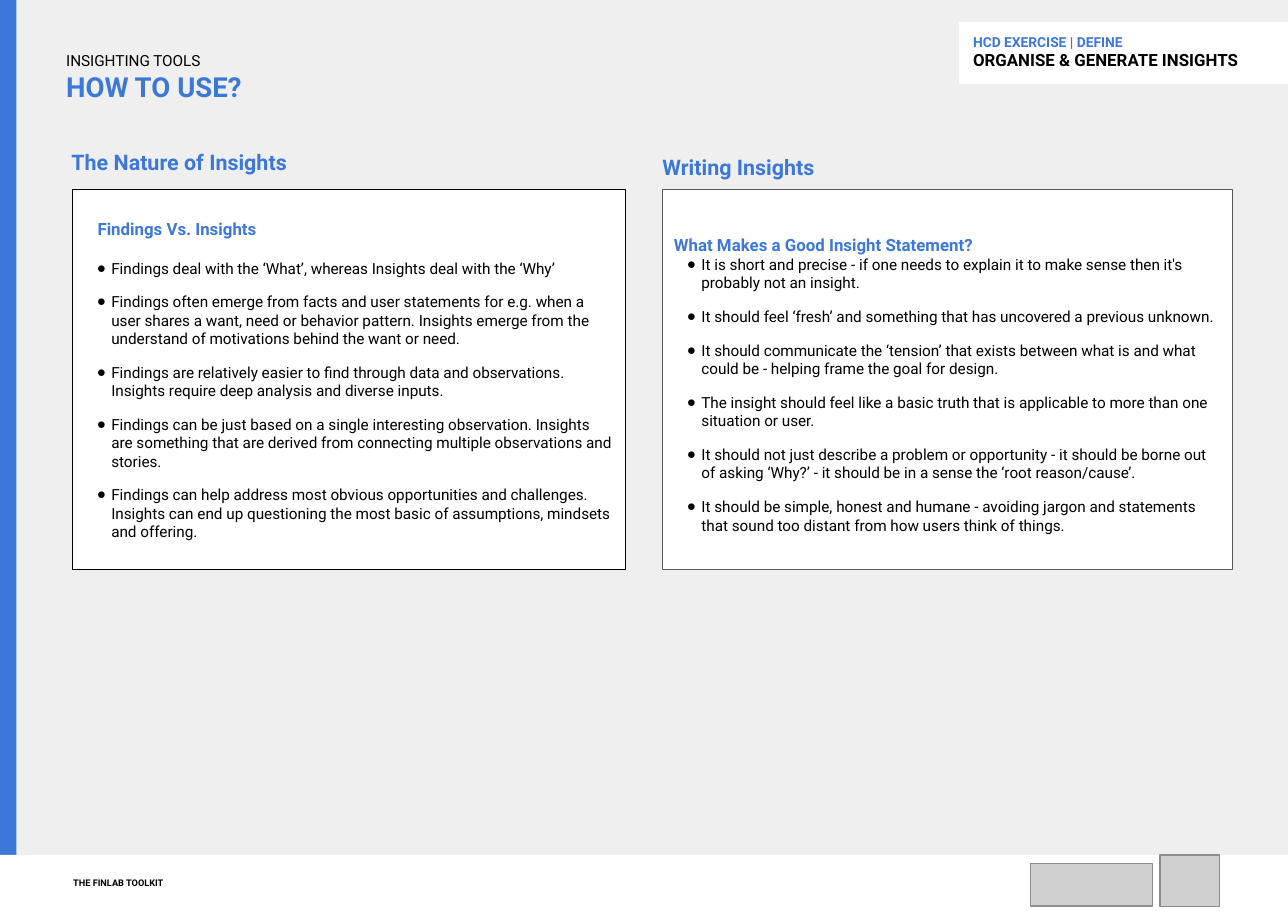
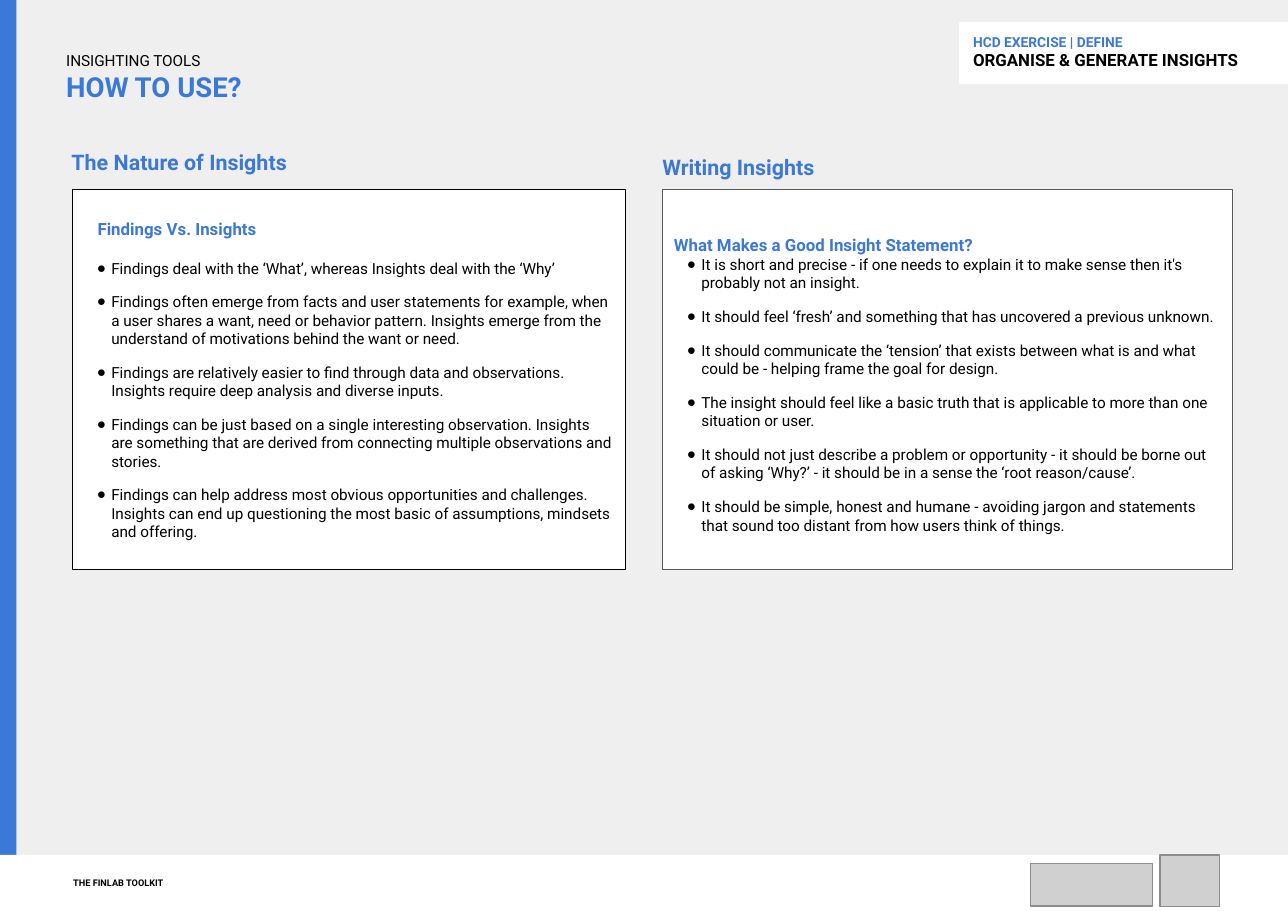
Before and after one commit to finlab-uncdf/finlab-uncdf.github.io, a slide deck: slide 1 of files/tools/ppt/Insights & Opportunities_FacilitationDeck.pptx. Drawn at 1288x911 pixels with LibreOffice and Linux fonts; fonts in the diff are those of the drawing; grey boxes stand for pictures. Boxes give left, top, right and bottom in pixels: in the first picture for what was removed or moved away, otherwise in the second. Text is boxed around its words. In the diff, an @@ line names an element or a change of style, - is before the commit and + after.

```diff
--- a/files/tools/ppt/Insights & Opportunities_FacilitationDeck.pptx
+++ b/files/tools/ppt/Insights & Opportunities_FacilitationDeck.pptx
@@ text in rectangle at (x1=111, y1=295, x2=608, y2=344): text changed @@
-● Findings often emerge from facts and user statements for e.g. when a user shares a want, need or behavior pattern. Insights emerge from the understand of motivations behind the want or need.
+● Findings often emerge from facts and user statements for example, when a user shares a want, need or behavior pattern. Insights emerge from the understand of motivations behind the want or need.
```
Also in this commit, not shown: 22 other files.
